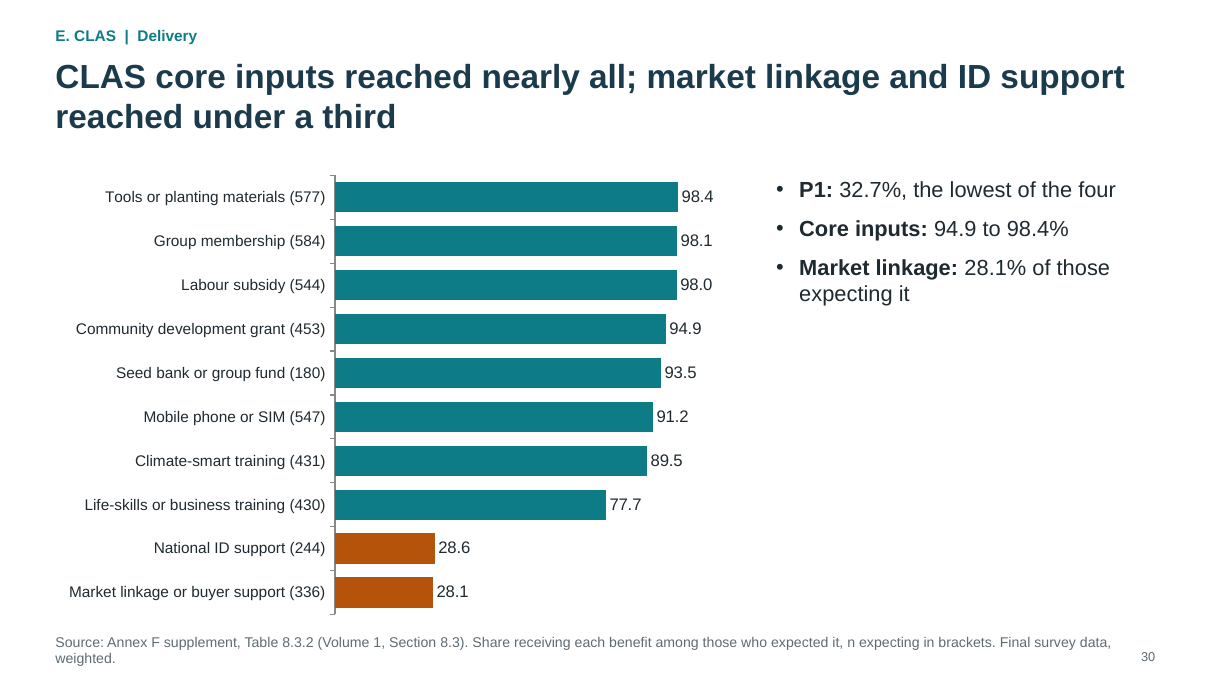
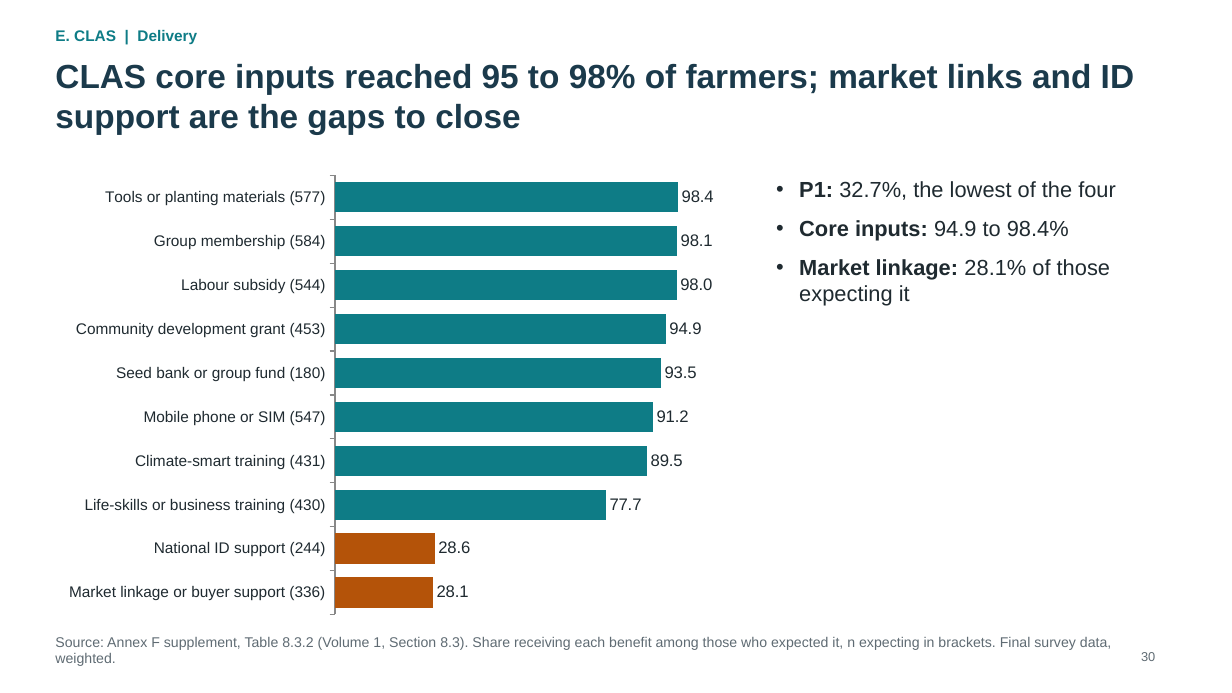
Before and after one commit to kokouekpinda/kokouekpinda, a slide deck: slide 37 of deliverables/REALISE_PMT_Presentation_v5.pptx (slide 36 before the commit). Drawn at 1232x693 pixels with LibreOffice and Linux fonts; fonts in the diff are those of the drawing. Boxes give left, top, right and bottom in pixels: in the first picture for what was removed or moved away, otherwise in the second. Text is boxed around its words. In the diff, an @@ line names an element or a change of style, - is before the commit and + after.

```diff
--- a/deliverables/REALISE_PMT_Presentation_v5.pptx
+++ b/deliverables/REALISE_PMT_Presentation_v5.pptx
@@ title at <box>55,64,1134,135</box>: text changed @@
-CLAS core inputs reached nearly all; market linkage and ID support reached under a third
+CLAS core inputs reached 95 to 98% of farmers; market links and ID support are the gaps to close
```
Also in this commit, not shown: 14 other slides changed, 1 slide added.
